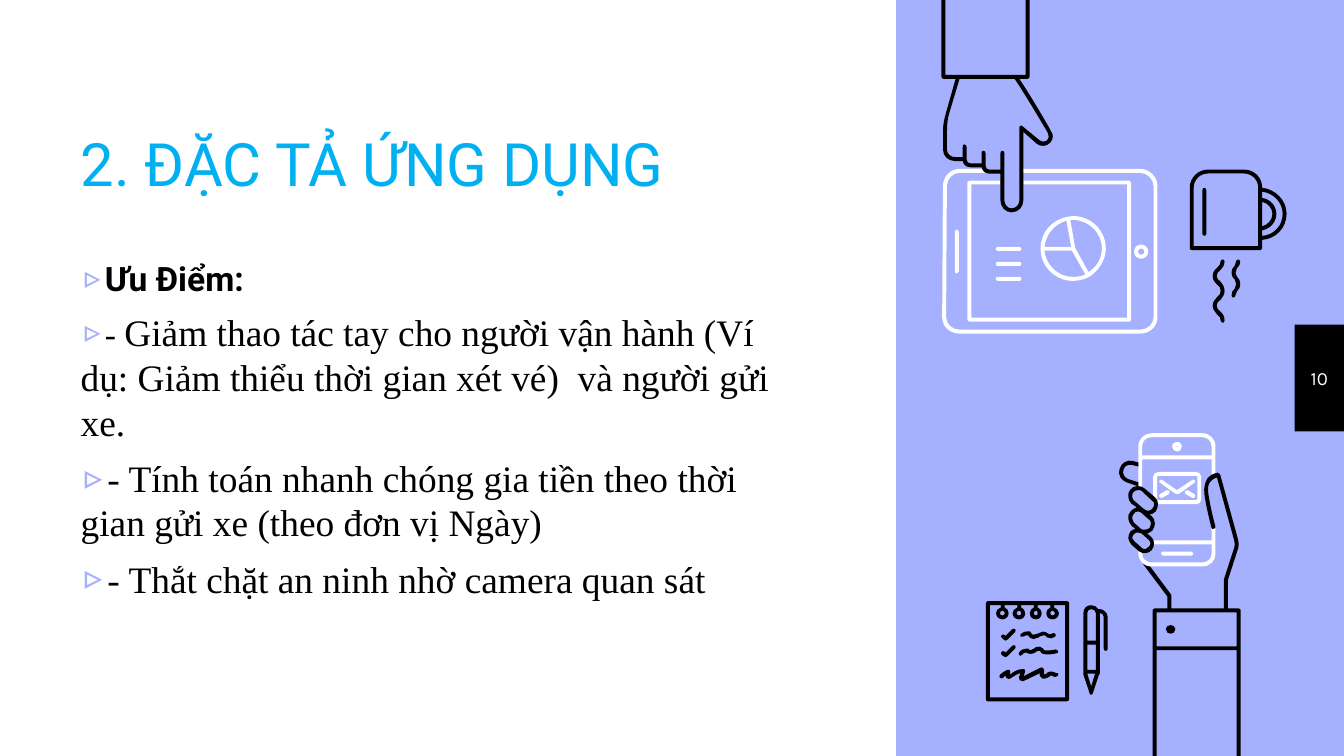
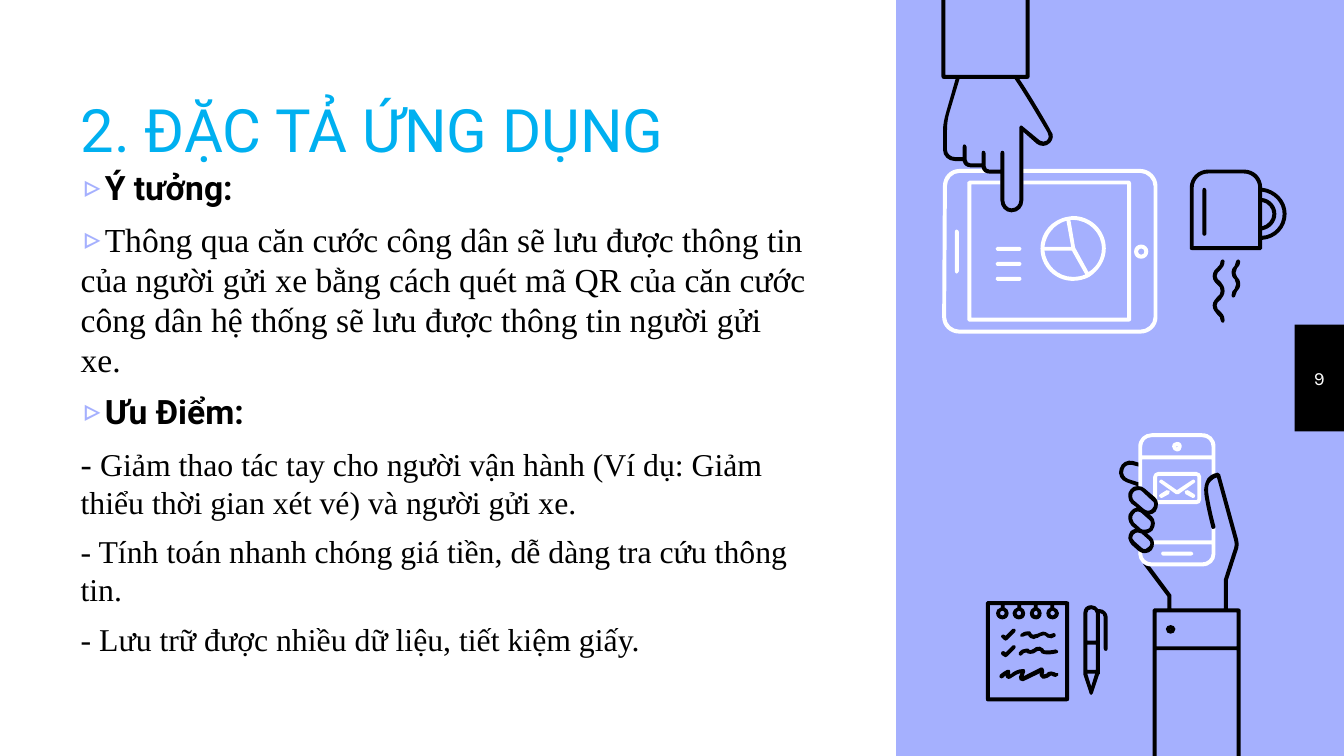
Before and after one commit to thuypt102/Practice-teamwork-01, a slide deck: slide 9 of Quản lý bãi đỗ xe.pptx (slide 10 before the commit). Drawn at 1344x756 pixels with LibreOffice and Linux fonts; fonts in the diff are those of the drawing. Boxes give left, top, right and bottom in pixels: in the first picture for what was removed or moved away, otherwise in the second. Text is boxed around its words. In the diff, an @@ line names an element or a change of style, - is before the commit and + after.

```diff
--- a/Quản lý bãi đỗ xe.pptx
+++ b/Quản lý bãi đỗ xe.pptx
@@ title "2. ĐẶC TẢ ỨNG DỤNG" moved from (x1=81, y1=131, x2=663, y2=196) to (x1=81, y1=97, x2=663, y2=162) @@
@@ text "Ý tưởng:" moved from (x1=81, y1=263, x2=768, y2=600) to (x1=81, y1=169, x2=806, y2=657) @@
@@ text at (x1=81, y1=169, x2=806, y2=373): paragraphs added @@
+▹ Ý tưởng:
+▹ Thông qua căn cước công dân sẽ lưu được thông tin của người gửi xe bằng cách quét mã QR của căn cước công dân hệ thống sẽ lưu được thông tin người gửi xe.
@@ page number at (x1=1314, y1=373, x2=1325, y2=385): text changed @@
-10
+9
@@ text at (x1=81, y1=454, x2=762, y2=520): size 20 to 17 pt in "Giảm thao tác tay cho người vận ..."; bullet ▹ to none @@
@@ text at (x1=81, y1=539, x2=787, y2=657): text changed; size 20 to 17 pt @@
-▹ - Tính toán nhanh chóng gia tiền theo thời gian gửi xe (theo đơn vị Ngày)
-▹ - Thắt chặt an ninh nhờ camera quan sát
+- Tính toán nhanh chóng giá tiền, dễ dàng tra cứu thông tin.
+- Lưu trữ được nhiều dữ liệu, tiết kiệm giấy.
```
Also in this commit, not shown: 10 other slides changed, 1 slide added, 2 slides removed.
